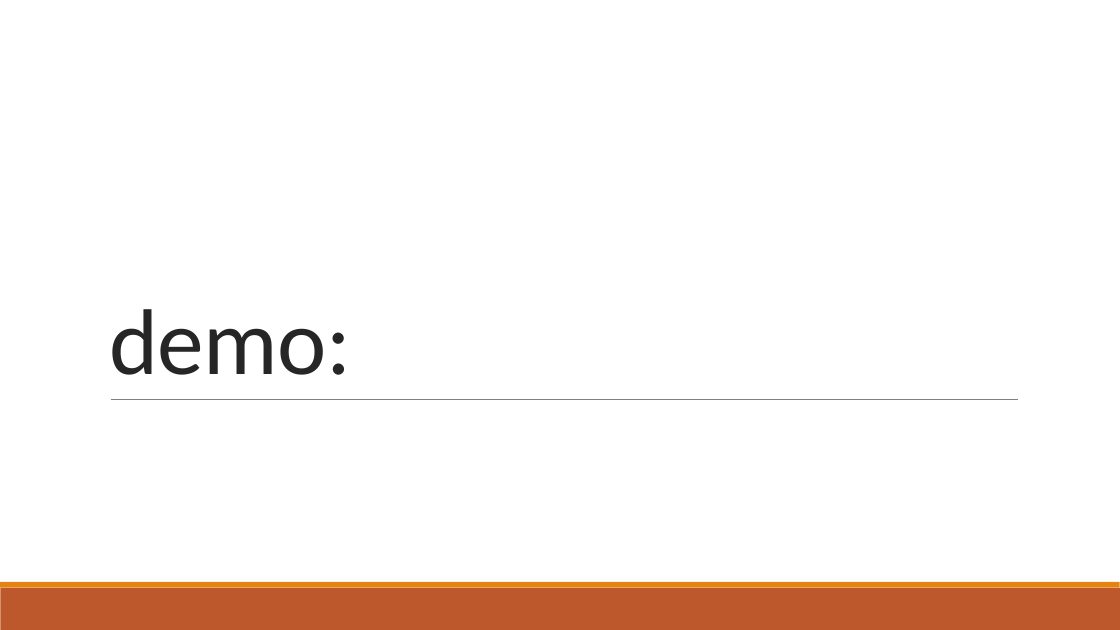
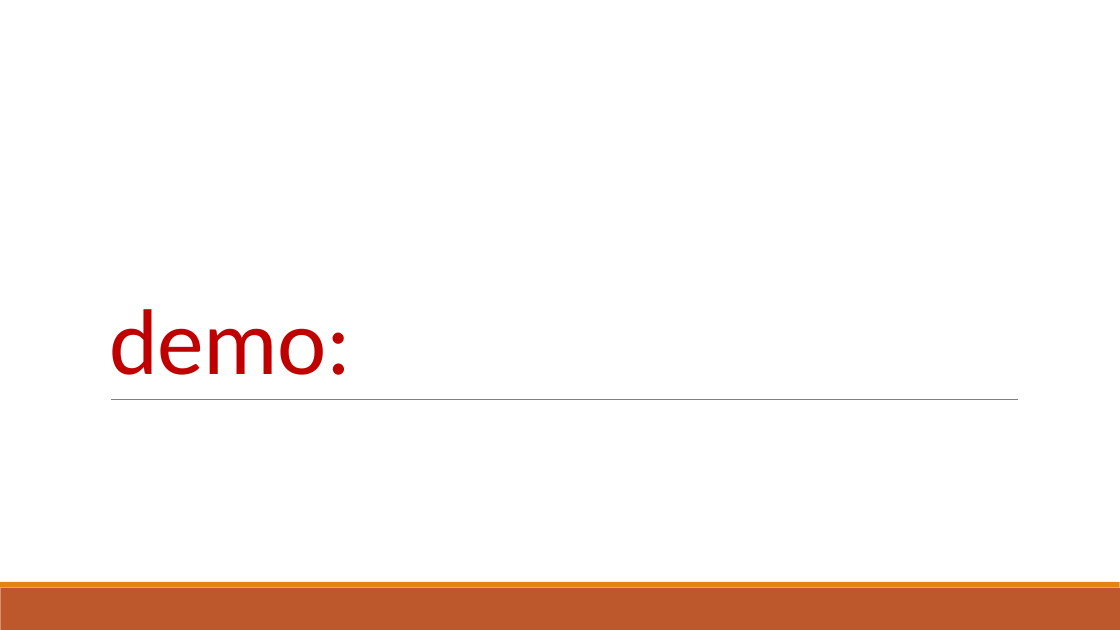
Before and after one commit to glasgow2016/team-2, a slide deck: slide 4 of presentation.pptx (slide 5 before the commit). Drawn at 1120x630 pixels with LibreOffice and Linux fonts; fonts in the diff are those of the drawing. Boxes give left, top, right and bottom in pixels: in the first picture for what was removed or moved away, otherwise in the second. Text is boxed around its words. In the diff, an @@ line names an element or a change of style, - is before the commit and + after.

```diff
--- a/presentation.pptx
+++ b/presentation.pptx
@@ title "demo:" at (109,309,351,375): text colour #262626 to #C00000 @@
```
Also in this commit, not shown: 3 other slides changed, 1 slide removed.
